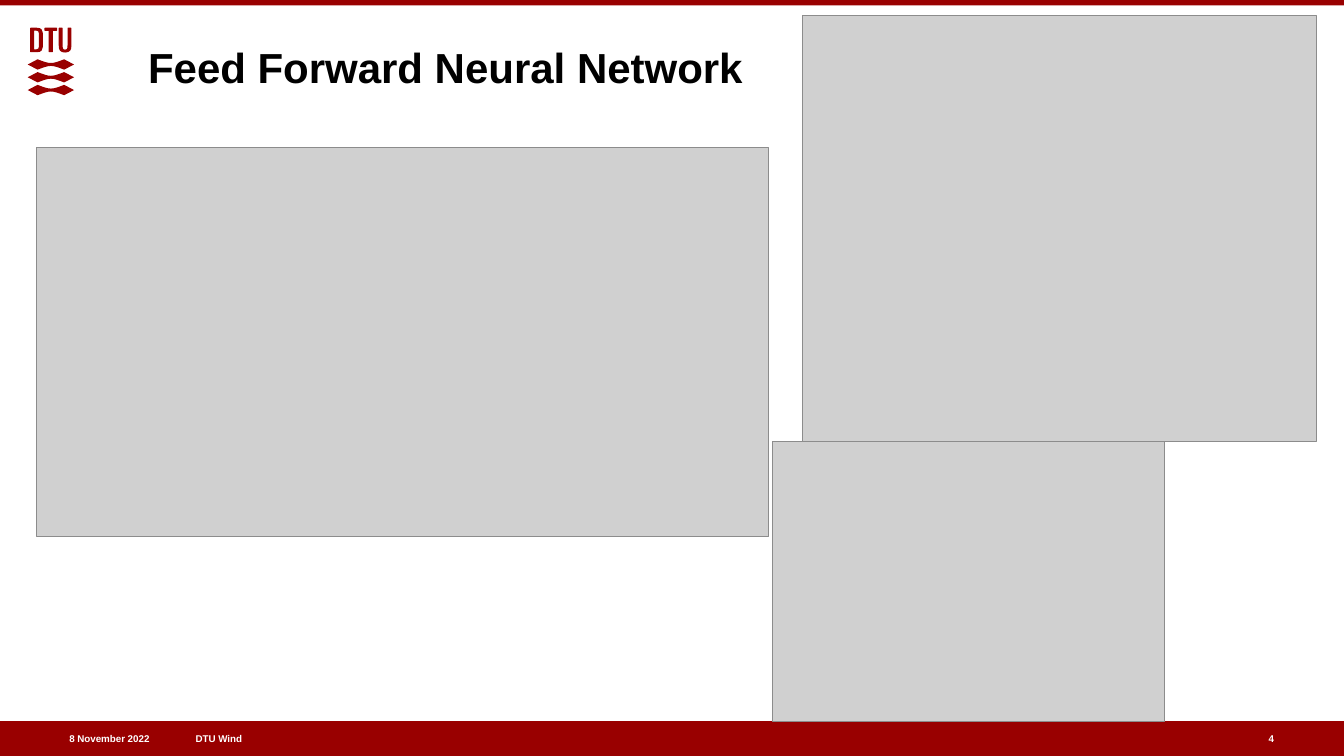
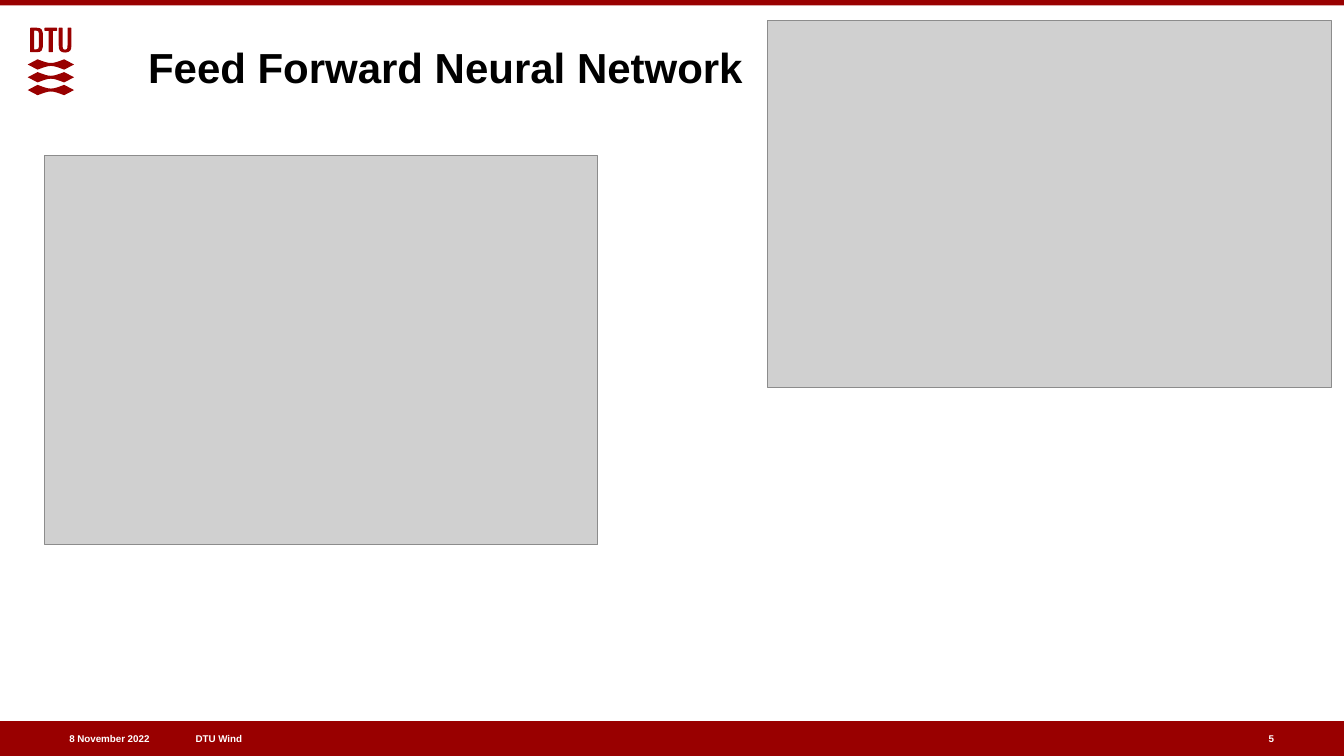
Before and after one commit to joramdevries/ProbabilisticMethods, a slide deck: slide 5 of Final_Project/FeedbackPresentation.pptx (slide 4 before the commit). Drawn at 1344x756 pixels with LibreOffice and Linux fonts; fonts in the diff are those of the drawing; grey boxes stand for pictures. Boxes give left, top, right and bottom in pixels: in the first picture for what was removed or moved away, otherwise in the second. Text is boxed around its words. In the diff, an @@ line names an element or a change of style, - is before the commit and + after.

```diff
--- a/Final_Project/FeedbackPresentation.pptx
+++ b/Final_Project/FeedbackPresentation.pptx
@@ picture: place and size @@
-picture at <box>803,16,1317,442</box>
+picture at <box>767,21,1332,388</box>
@@ picture: place and size @@
-picture at <box>37,148,769,537</box>
+picture at <box>44,156,598,545</box>
@@ picture removed at <box>772,442,1165,722</box> @@
@@ page number at <box>1269,735,1274,745</box>: text changed @@
-4
+5
```
Also in this commit, not shown: 2 other slides changed, 1 slide added, 6 other files.
